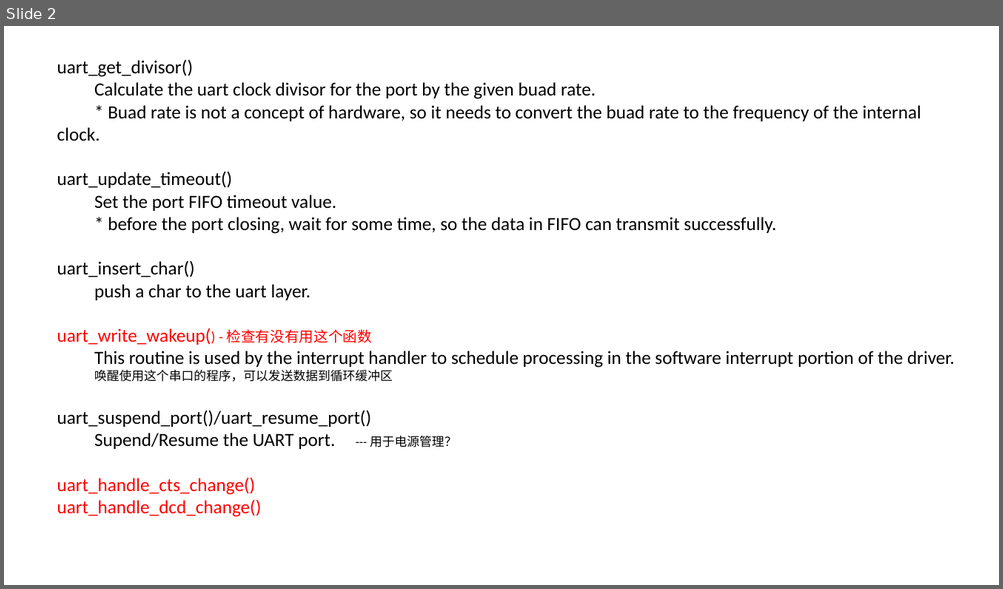
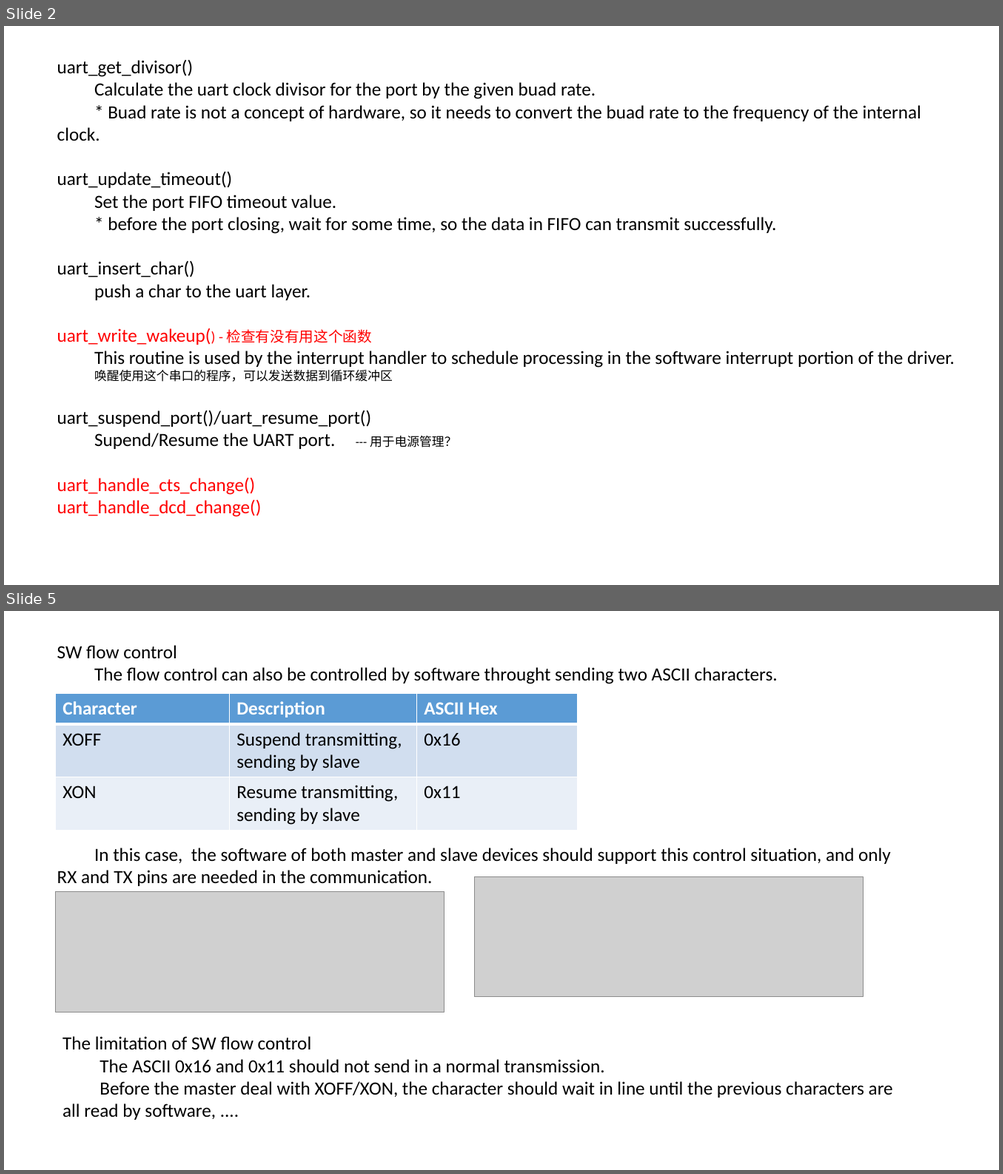
Before and after one commit to coreJJ-tan/for_stu, a slide deck: tty杂项/uart/uart3.pptx. Shown one above the other, each under a label of ours: slide 2 before the commit, slides 2 and 5 after it; the slides between them are not shown. The pictures are 1003x589 and 1003x1174 pixels, drawn with LibreOffice and Linux fonts; fonts in the diff are those of the drawing; grey boxes stand for pictures. Boxes give left, top, right and bottom in pixels: in the first picture for what was removed or moved away, otherwise in the second. Text is boxed around its words. In the diff, an @@ line names an element or a change of style, - is before the commit and + after.

```diff
--- a/tty杂项/uart/uart3.pptx
+++ b/tty杂项/uart/uart3.pptx
@@ slide 5 added at bbox=[4, 611, 999, 1170], background #FFFFFF @@
@@ text added at bbox=[57, 645, 777, 684], 18 pt, text #000000 @@
+SW flow control
+The flow control can also be controlled by software throught sending two ASCII characters.
@@ table added at bbox=[56, 693, 577, 828], 3 rows, 3 columns @@
+Character | Description | ASCII Hex
+XOFF | Suspend transmitting, sending by slave | 0x16
+XON | Resume transmitting, sending by slave | 0x11
@@ text added at bbox=[57, 848, 891, 886], 18 pt, text #000000 @@
+In this case, the software of both master and slave devices should support this control situation, and only RX and TX pins are needed in the communication.
@@ picture added at bbox=[474, 877, 862, 997] @@
@@ picture added at bbox=[56, 891, 444, 1011] @@
@@ text added at bbox=[62, 1037, 893, 1120], 18 pt, text #000000 @@
+The limitation of SW flow control
+The ASCII 0x16 and 0x11 should not send in a normal transmission.
+Before the master deal with XOFF/XON, the character should wait in line until the previous characters are all read by software, ....
```
Also in this commit, not shown: 1 slide changed, 3 other slides added, 1 other file.
